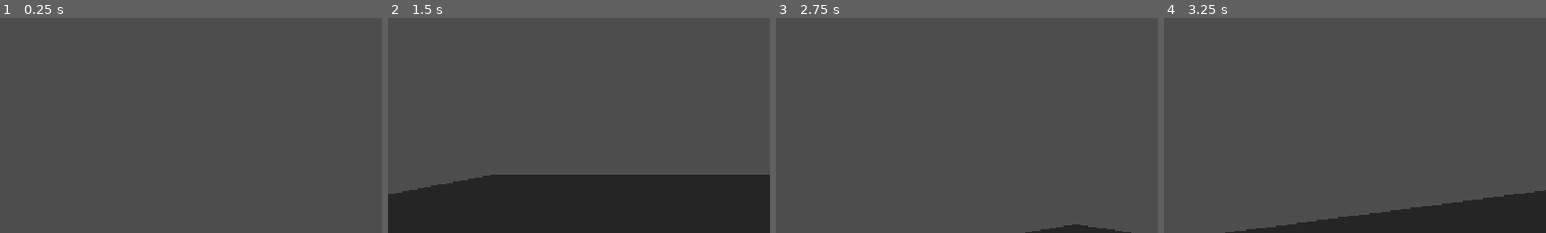
Above: before the commit, frames 1-4 (left to right).
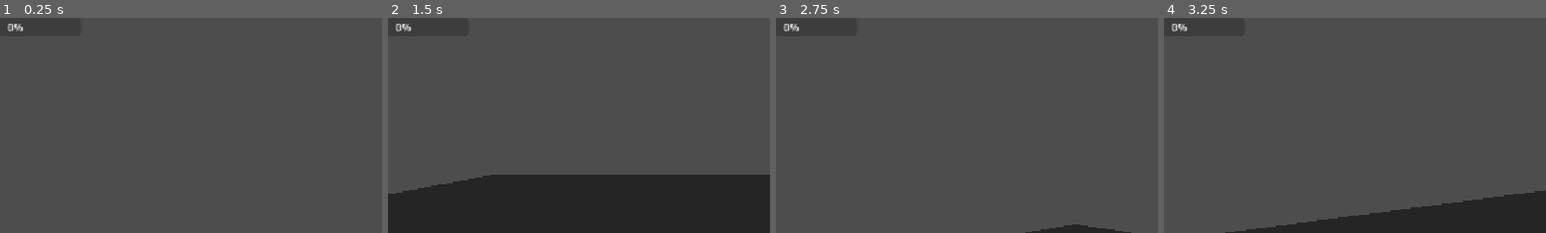
Above: after the commit, the same moments.

Repository: maujuicers/juiced-up-card-game
Game: Godot game, scene res://main_scene.tscn
Same seed, same stepped clock (60 frames per second), same inputs: the game is played once before the commit and once after it.
Inputs (mouse positions are % of the whole screen's width and height, from its top left):
- Up to frame 1 (0.25 s): no input
- Up to frame 2 (1.5 s): tap Enter at 0.5 s; move the mouse to (72, 45) at 0.52 s; hold D (right) 0.53-1.28 s; click (72, 45) at 0.67 s; move the mouse to (45, 50) at 1.27 s; hold W (forward) from 1.28 s (still down)
- Up to frame 3 (2.75 s): keep holding W (forward); tap Space at 2 s; move the mouse to (52, 48) at 2.02 s
- Up to frame 4 (3.25 s): keep holding W (forward); move the mouse to (49, 52) at 2.77 s
The pictures show only the part of the screen within x 7-57%, y 0-50%; the shares and areas given below are measured in that part.

The runs differ from the first frame. In frame 1, 0.1% of the frame differs, in the area x 2-6%, y 2-7%; in frame 2, 0.1%; in frame 3, 0.1%; in frame 4, 0.1%.

Commit message:
feature: added basics for juice meter

Diff:
--- a/scenes/player/player.tscn
+++ b/scenes/player/player.tscn
@@ -1,6 +1,7 @@
 [gd_scene format=3 uid="uid://blr1s2kqdv5ii"]
 
 [ext_resource type="Script" uid="uid://lxbur8whq6m5" path="res://scripts/player/player_controller.gd" id="1_4flbx"]
+[ext_resource type="PackedScene" uid="uid://bmqw2yeu6jwuj" path="res://scenes/ui/juice_meter.tscn" id="2_dovo2"]
 
 [sub_resource type="CapsuleMesh" id="CapsuleMesh_4flbx"]
 
@@ -10,6 +11,7 @@
 script = ExtResource("1_4flbx")
 player_camera = NodePath("Head/Camera3D")
 player_head = NodePath("Head")
+max_juice = null
 
 [node name="MeshInstance3D" type="MeshInstance3D" parent="." unique_id=1088188901]
 mesh = SubResource("CapsuleMesh_4flbx")
@@ -21,3 +23,8 @@
 transform = Transform3D(1, 0, 0, 0, 1, 0, 0, 0, 1, 0, 0.7909324, 0)
 
 [node name="Camera3D" type="Camera3D" parent="Head" unique_id=1590453642]
+
+[node name="UI" type="CanvasLayer" parent="." unique_id=1143690964]
+
+[node name="JuiceMeter" parent="UI" unique_id=626850414 node_paths=PackedStringArray("player") instance=ExtResource("2_dovo2")]
+player = NodePath("../..")
--- /dev/null
+++ b/scenes/ui/juice_meter.tscn
@@ -0,0 +1,11 @@
+[gd_scene format=3 uid="uid://bmqw2yeu6jwuj"]
+
+[ext_resource type="Script" uid="uid://b026b0ujf5bsa" path="res://scripts/ui/juice_meter.gd" id="1_mtdn5"]
+
+[node name="JuiceMeter" type="ProgressBar" unique_id=626850414]
+offset_right = 200.0
+offset_bottom = 27.0
+script = ExtResource("1_mtdn5")
+
+[node name="Timer" type="Timer" parent="." unique_id=1232499315]
+wait_time = 2.0
--- a/scripts/player/player_controller.gd
+++ b/scripts/player/player_controller.gd
@@ -1,7 +1,14 @@
 extends CharacterBody3D
+
+class_name PlayerController
 
 @export var player_camera: Camera3D
 @export var player_head: Node3D
+@export var max_juice: int = 100
+
+@onready var current_juice: int = max_juice
+
+signal juice_changed
 
 const SPEED = 5.0
 
--- /dev/null
+++ b/scripts/ui/juice_meter.gd
@@ -0,0 +1,10 @@
+extends ProgressBar
+
+@export var player: PlayerController
+
+func _ready() -> void:
+	player.juice_changed.connect(update_juice)
+	update_juice()
+
+func update_juice():
+	value = player.current_juice * 100 / player.max_juice
Not shown, added: scripts/ui/juice_meter.gd.uid
